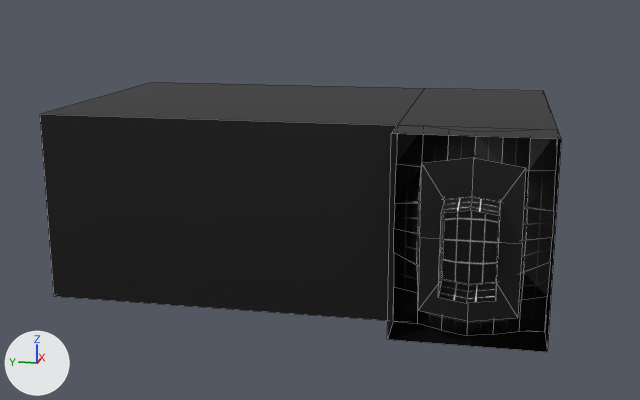
The Blender file Assets/World/C6L1/raw/C6L1.blend: old version first, new version second.
The view is the same before and after, from a 50 mm lens placed at (-321.0, 18.0, 97.0), pointed at (-21.0, 78.0, 22.0). Every picture has the same lights, and +X, +Y and +Z are marked at lower left. Mesh edges are drawn as thin lines.

In view in the first picture: 'Room1_Bg', 'Room1_Bg_popout', 'Room1_Bg_popout_Cover', 'Room1_ExitTunnel'.
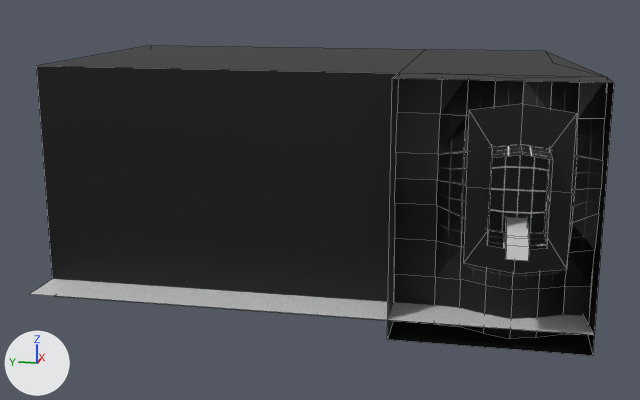
Edits to the bpy script that builds the scene:
```text
Change me_plane_002:
    used by ob_room1_bg; location = (0.0, 0.0, 0.0)
    remove me_plane_002.from_pydata(...)  # 32 vertices, 20 faces; spans x -66.0..50.0, y 0.0..168.0, z -10.0..54.0
    add me_plane_002.from_pydata(...)  # 32 vertices, 20 faces; spans x -66.0..50.0, y -13.0..168.0, z -10.0..70.0
    me_plane_002 part 1: all 5 vertices in x -66.0..-50.0, y 0.0, z -10.0..17.0 are moved by (0.0, -13.0, 0.0)
    me_plane_002 part 2: all 3 vertices in x -66.0..-50.0, y 0.0, z 54.0 are moved by (0.0, -13.0, 16.0)
    me_plane_002 part 3: 9 of the vertices in x -66.0..50.0, y 0.0..168.0, z 54.0 are moved by (0.0, 0.0, 16.0)
Change me_plane_003:
    where me_plane_003.from_pydata(...)  # 4 vertices, 1 face; spans x -66.0..50.0, y 0.0..168.0, z -4.0
    used by ob_room1_killplane; location = (0.0, 0.0, 0.0)
    me_plane_003 part 4
    me_plane_003.vertices[1].co: (-66.0, 0.0, -4.0) -> (-66.0, -13.0, -4.0)  # pixel (548, 331) -> pixel (594, 335)
Change me_plane_001:
    used by ob_room1_bg_popout; location = (-50.0, 24.0, -10.0)
    remove me_plane_001.from_pydata(...)  # 48 vertices, 32 faces; spans x -16.0..0.0, y -24.0..24.0, z 0.0..64.5
    add me_plane_001.from_pydata(...)  # 63 vertices, 45 faces; spans x -16.0..0.0, y -24.0..37.0, z -16.0..64.5
    me_plane_001 part 5
    1 vertex moves from x -16.0, y 0.0, z 19.6 to x -16.0, y 0.0, z 20.0
    7 new vertices lie (0.0, 0.0, -16.0) away from vertices in x -7.5..0.0, y -24.0..24.0, z 0.0
    8 new vertices lie (0.0, 13.0, 0.0) away from vertices in x -4.1..0.0, y 24.0, z -16.0..64.5
    13 new faces join them
Add me_cube:
    me_cube.from_pydata([(-20.0, -3.0, -1.0), (-20.0, -3.0, 1.0), (-20.0, 3.0, -1.0), (-20.0, 3.0, 1.0), (20.0, -3.0, -1.0), (20.0, -3.0, 1.0), (20.0, 3.0, -1.0), (20.0, 3.0, 1.0), (-22.0, 3.0, -1.0), (-22.0, -3.0, -1.0), (-22.0, -3.0, 1.0), (-22.0, 3.0, 1.0), (-20.0, 3.0, -5.0), (-20.0, -3.0, -5.0), (-22.0, 3.0, -5.0), (-22.0, -3.0, -5.0)], [], [(1, 3, 11, 10), (2, 3, 7, 6), (6, 7, 5, 4), (4, 5, 1, 0), (2, 6, 4, 0), (7, 3, 1, 5), (9, 10, 11, 8), (8, 2, 12, 14), (3, 2, 8, 11), (0, 1, 10, 9), (12, 13, 15, 14), (2, 0, 13, 12), (0, 9, 15, 13), (9, 8, 14, 15)])
Change ob_room1_killplane:
    remove ob_room1_killplane.hide_set(True)
Change ob_room1_bg_popout:
    ob_room1_bg_popout.location: (-50.0, 24.0, -10.0) -> (-50.0, 11.0, 6.0)
Change ob_room1_exittunnel:
    ob_room1_exittunnel.location: (-50.0, 24.0, -10.0) -> (-50.0, 11.0, 6.0)
Add ob_cube:
    ob_cube = bpy.data.objects.new('Cube', me_cube)
    ob_cube.location = (-66.0, 11.0, 30.0)
```

Pixel boxes (x1, y1, x2, y2) of what changed, in the pictures (640 x 400 px; the box of a moved part takes in the faces that stretch with it):
'Room1_Bg', reshaped (11% wider, 15% taller)
    before: (40, 82, 561, 352)
    after: (36, 45, 614, 356)
'Room1_Bg_popout', reshaped, moved (30% wider, 29% taller)
    before: (393, 134, 557, 335)
    after: (394, 79, 607, 339)
'Room1_ExitTunnel', moved
    before: (418, 158, 526, 321)
    after: (463, 104, 577, 274)
'Room1_KillPlane', shown
    after: (30, 279, 594, 335)
'Cube', added
    after: (505, 217, 530, 261)
part 1 of me_plane_002, moved or reshaped
    before: (388, 321, 547, 352)
    after: (388, 321, 592, 356)
part 2 of me_plane_002, moved or reshaped
    before: (391, 88, 561, 350)
    after: (394, 49, 614, 356)
part 3 of me_plane_002, moved or reshaped
    before: (40, 82, 425, 324)
    after: (36, 45, 426, 324)
part 5 of me_plane_001, built on (black)
    after: (394, 79, 591, 339)
